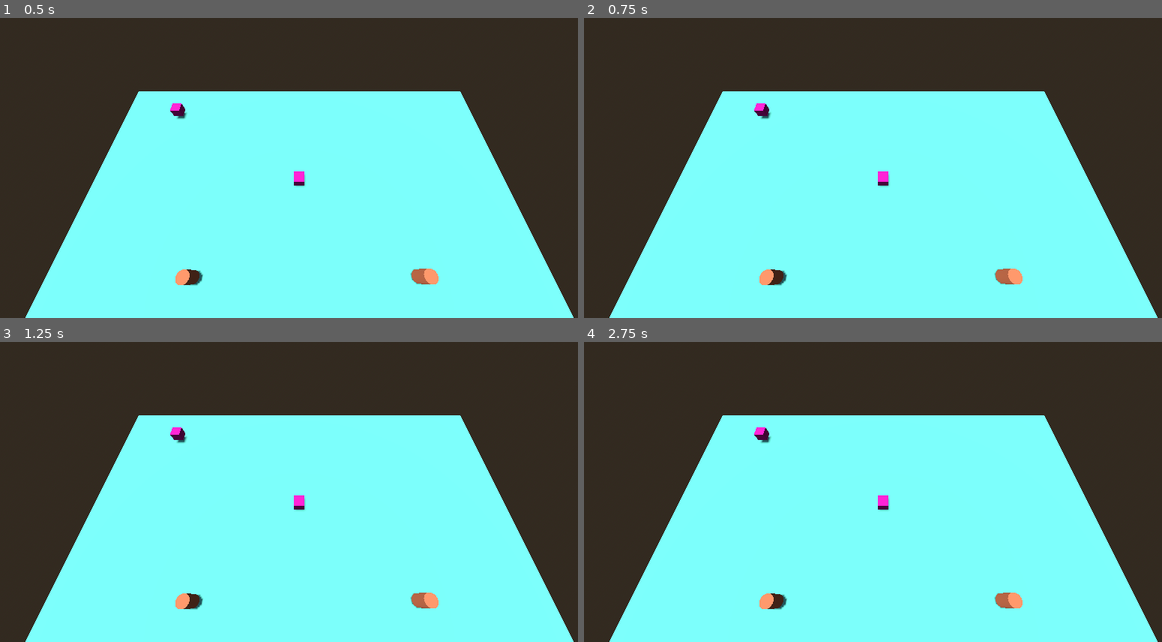
Above: before the commit, frames 1-4 (two rows, left to right).
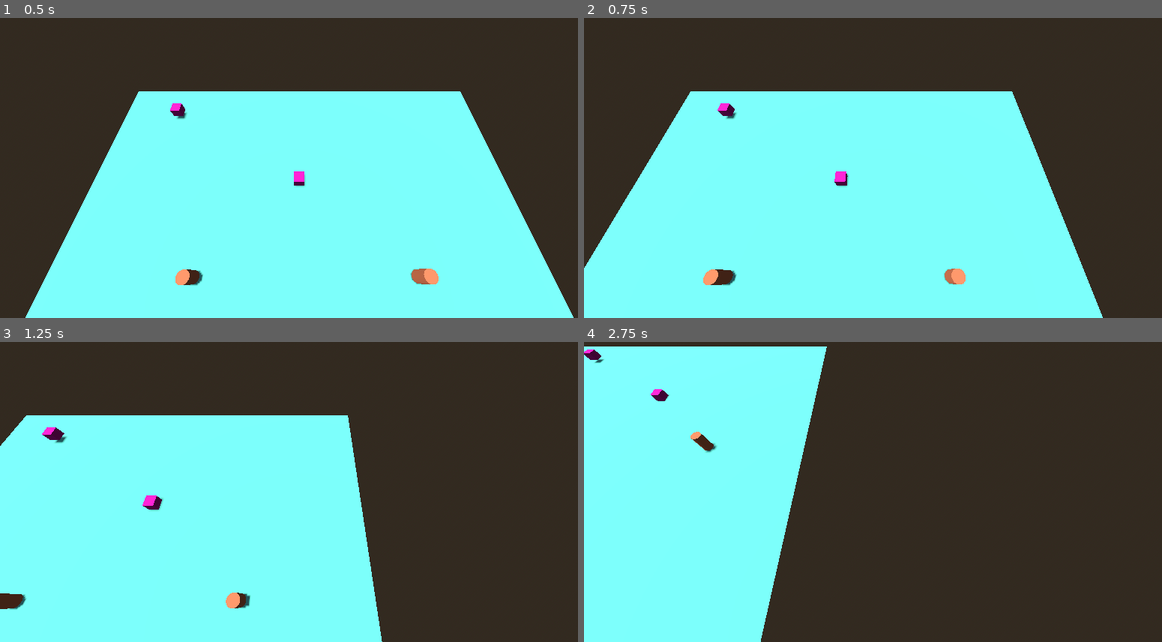
Above: after the commit, the same moments.

Repository: Avery-13/War-of-Heroes
Game: Godot game, scene res://main.tscn
Two runs of this game, one before a commit and one after it. Both use one fixed random seed, a clock stepped at 60 frames per second and the inputs below.
Inputs (mouse positions are in pixels of both pictures, inside the frame that each line leads up to):
- Up to frame 1 (0.5 s): no input
- Up to frame 2 (0.75 s): tap Enter at 0.5 s; move the mouse to (1017, 132) at 0.52 s; hold D (move_right, bound only after the commit) from 0.53 s (still down); click (1017, 132) at 0.67 s
- Up to frame 3 (1.25 s): keep holding D (move_right, bound only after the commit)
- Up to frame 4 (2.75 s): move the mouse to (763, 492) at 1.27 s; release D (move_right, bound only after the commit) at 1.28 s; hold S (move_backward, bound only after the commit) 1.28-2.03 s; click (763, 492) at 1.42 s; move the mouse to (942, 399) at 2.02 s; hold D (move_right, bound only after the commit) from 2.03 s (still down); click (942, 399) at 2.17 s

Frame 1 is identical in both runs. In frame 2, 12% of the frame differs, in the area x 0-100%, y 24-100%; in frame 3, 31%; in frame 4, 61%, in the area x 0-100%, y 1-100%.

Commit message:
basic camera completed

Diff:
--- a/war-of-heroes/main.tscn
+++ b/war-of-heroes/main.tscn
@@ -1,4 +1,6 @@
-[gd_scene load_steps=10 format=3 uid="uid://4d4si8bfk7f7"]
+[gd_scene load_steps=11 format=3 uid="uid://4d4si8bfk7f7"]
+
+[ext_resource type="Script" path="res://rt_scamera.gd" id="1_djirp"]
 
 [sub_resource type="StandardMaterial3D" id="StandardMaterial3D_qbody"]
 albedo_color = Color(0.340829, 0.710834, 0.630338, 1)
@@ -66,6 +68,8 @@
 mesh = SubResource("CylinderMesh_amjdk")
 
 [node name="RTScamera" type="Node3D" parent="."]
+script = ExtResource("1_djirp")
+zoom_speed = 0.5
 
 [node name="Camera3D" type="Camera3D" parent="RTScamera"]
 transform = Transform3D(1, 0, 0, 0, 0.5, 0.866025, 0, -0.866025, 0.5, 0, 20, 0)
--- a/war-of-heroes/project.godot
+++ b/war-of-heroes/project.godot
@@ -14,3 +14,26 @@
 run/main_scene="res://main.tscn"
 config/features=PackedStringArray("4.3", "Forward Plus")
 config/icon="res://icon.svg"
+
+[input]
+
+move_forward={
+"deadzone": 0.5,
+"events": [Object(InputEventKey,"resource_local_to_scene":false,"resource_name":"","device":-1,"window_id":0,"alt_pressed":false,"shift_pressed":false,"ctrl_pressed":false,"meta_pressed":false,"pressed":false,"keycode":0,"physical_keycode":87,"key_label":0,"unicode":119,"location":0,"echo":false,"script":null)
+]
+}
+move_backward={
+"deadzone": 0.5,
+"events": [Object(InputEventKey,"resource_local_to_scene":false,"resource_name":"","device":-1,"window_id":0,"alt_pressed":false,"shift_pressed":false,"ctrl_pressed":false,"meta_pressed":false,"pressed":false,"keycode":0,"physical_keycode":83,"key_label":0,"unicode":115,"location":0,"echo":false,"script":null)
+]
+}
+move_left={
+"deadzone": 0.5,
+"events": [Object(InputEventKey,"resource_local_to_scene":false,"resource_name":"","device":-1,"window_id":0,"alt_pressed":false,"shift_pressed":false,"ctrl_pressed":false,"meta_pressed":false,"pressed":false,"keycode":0,"physical_keycode":65,"key_label":0,"unicode":97,"location":0,"echo":false,"script":null)
+]
+}
+move_right={
+"deadzone": 0.5,
+"events": [Object(InputEventKey,"resource_local_to_scene":false,"resource_name":"","device":-1,"window_id":0,"alt_pressed":false,"shift_pressed":false,"ctrl_pressed":false,"meta_pressed":false,"pressed":false,"keycode":0,"physical_keycode":68,"key_label":0,"unicode":100,"location":0,"echo":false,"script":null)
+]
+}
--- /dev/null
+++ b/war-of-heroes/rt_scamera.gd
@@ -0,0 +1,53 @@
+extends Node3D
+
+@export var move_speed: float = 20.0  # Speed of movement
+@export var zoom_speed: float = 2.0   # Speed of zooming
+@export var min_zoom: float = 10.0    # Minimum zoom height
+@export var max_zoom: float = 50.0    # Maximum zoom height
+@export var edge_scroll_speed: float = 20.0  # Speed when moving via screen edges
+@export var edge_scroll_margin: int = 20  # Pixels from screen edge to trigger movement
+
+var camera: Camera3D
+
+# Called when the node enters the scene tree for the first time.
+func _ready() -> void:
+	camera = $Camera3D  # Get the camera reference
+
+
+# Called every frame. 'delta' is the elapsed time since the previous frame.
+func _process(delta: float) -> void:
+	var move_direction = Vector3.ZERO
+	var mouse_position = get_viewport().get_mouse_position()
+	var screen_size = get_viewport().get_visible_rect().size
+
+
+	# Keyboard Movement
+	if Input.is_action_pressed("move_forward") or mouse_position.y < edge_scroll_margin:
+		move_direction.z -= 1
+	if Input.is_action_pressed("move_backward") or mouse_position.y > screen_size.y - edge_scroll_margin:
+		move_direction.z += 1
+	if Input.is_action_pressed("move_left") or mouse_position.x < edge_scroll_margin:
+		move_direction.x -= 1
+	if Input.is_action_pressed("move_right") or mouse_position.x > screen_size.x - edge_scroll_margin:
+		move_direction.x += 1
+
+	# Normalize diagonal movement
+	if move_direction != Vector3.ZERO:
+		move_direction = move_direction.normalized()
+
+	# Apply movement
+	position += move_direction * move_speed * delta
+
+
+func _input(event):
+	if event is InputEventMouseMotion:
+		return  # Ignore mouse motion events
+
+	if event is InputEventMouseButton:
+		if event.button_index == MOUSE_BUTTON_WHEEL_UP:
+			camera.position.y -= zoom_speed
+		elif event.button_index == MOUSE_BUTTON_WHEEL_DOWN:
+			camera.position.y += zoom_speed
+
+		# Clamp zoom to avoid going too low or too high
+		camera.position.y = clamp(camera.position.y, min_zoom, max_zoom)
